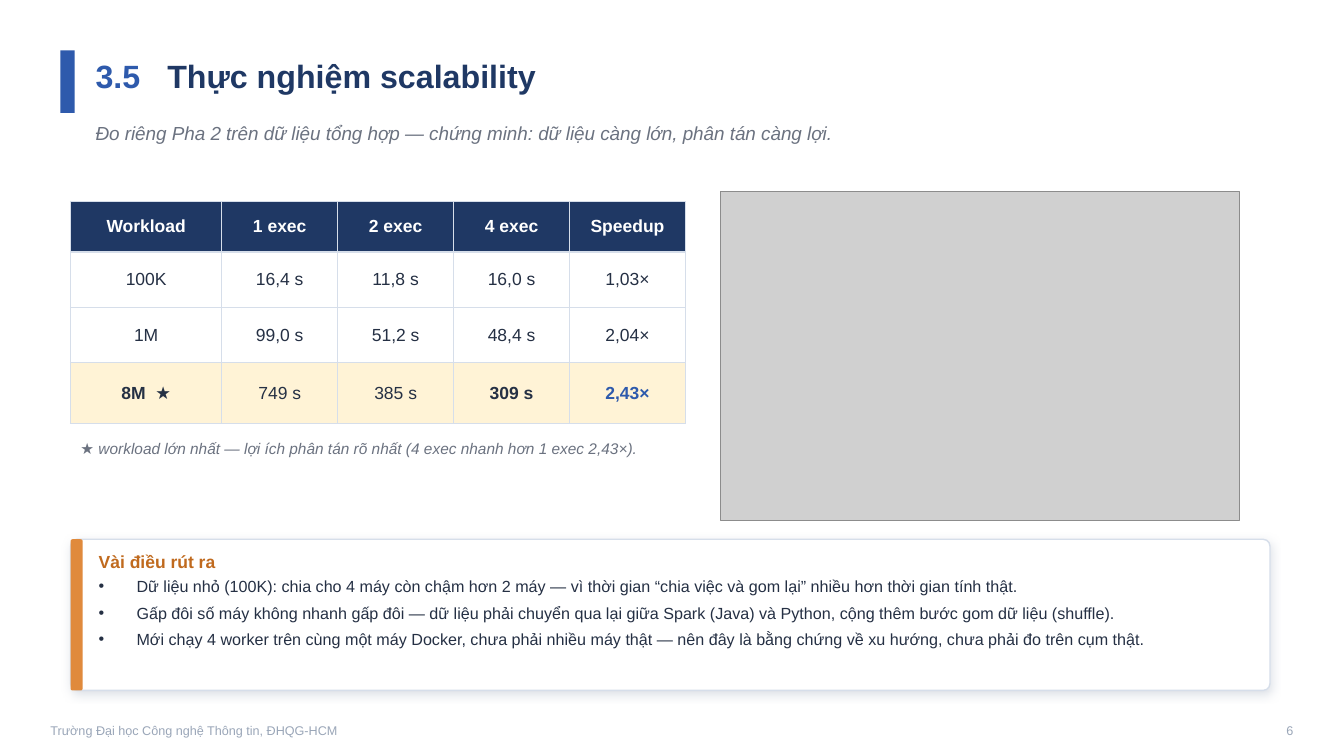
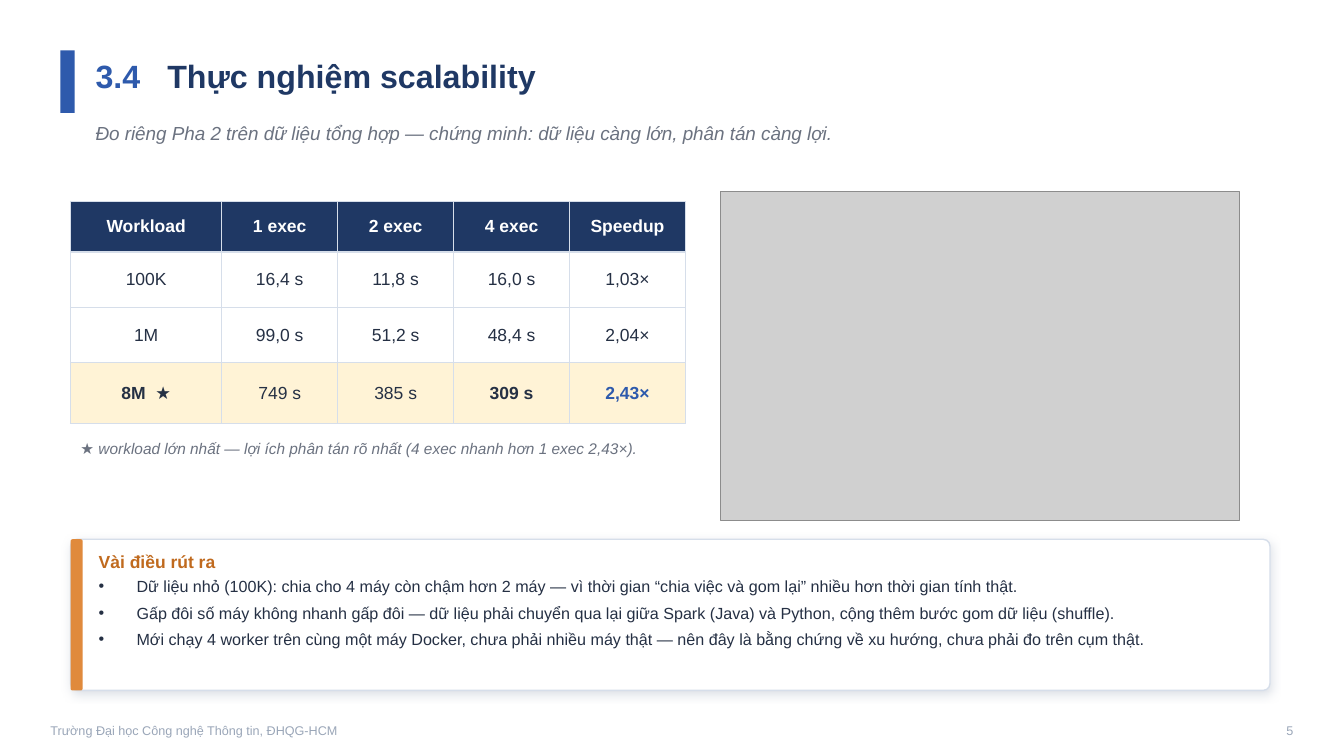
Before and after one commit to khuyn110400/big-data-aqi, a slide deck: slide 5 of docs/slides/Slide_Huyen_theo_mau.pptx (slide 6 before the commit). Drawn at 1344x756 pixels with LibreOffice and Linux fonts; fonts in the diff are those of the drawing; grey boxes stand for pictures. Boxes give left, top, right and bottom in pixels: in the first picture for what was removed or moved away, otherwise in the second. Text is boxed around its words. In the diff, an @@ line names an element or a change of style, - is before the commit and + after.

```diff
--- a/docs/slides/Slide_Huyen_theo_mau.pptx
+++ b/docs/slides/Slide_Huyen_theo_mau.pptx
@@ text at [96,64,536,94]: text changed @@
-3.5 Thực nghiệm scalability
+3.4 Thực nghiệm scalability
```
Also in this commit, not shown: 3 other slides changed, 1 slide removed.
